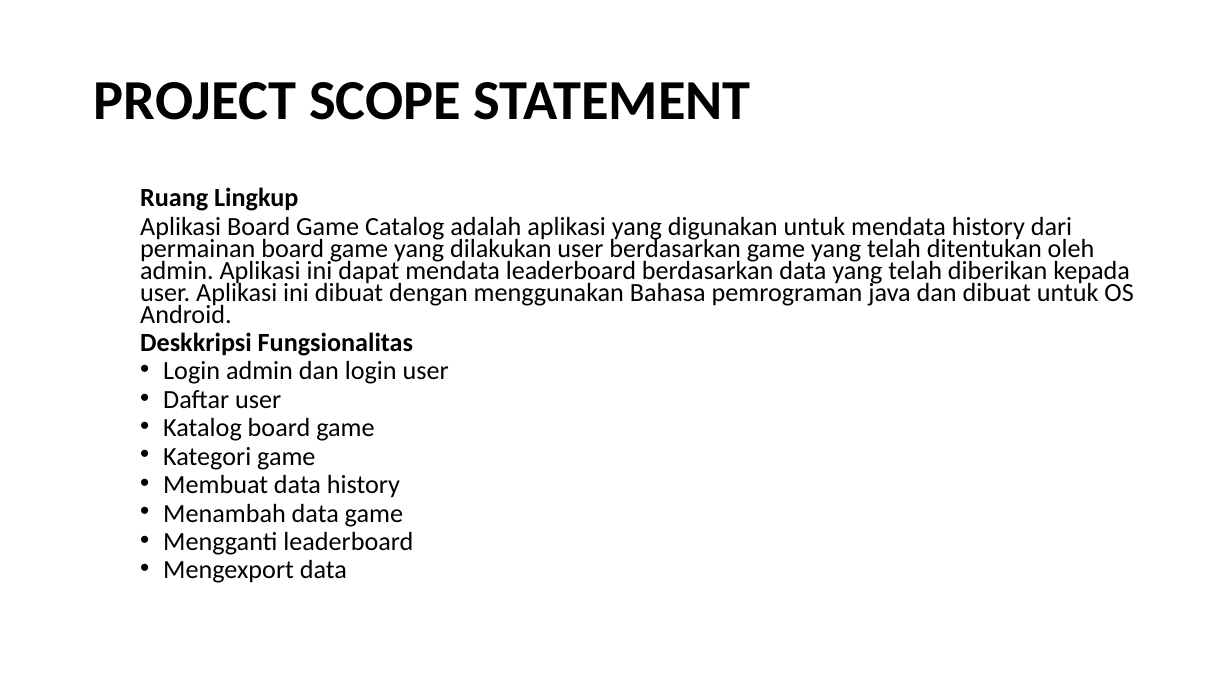
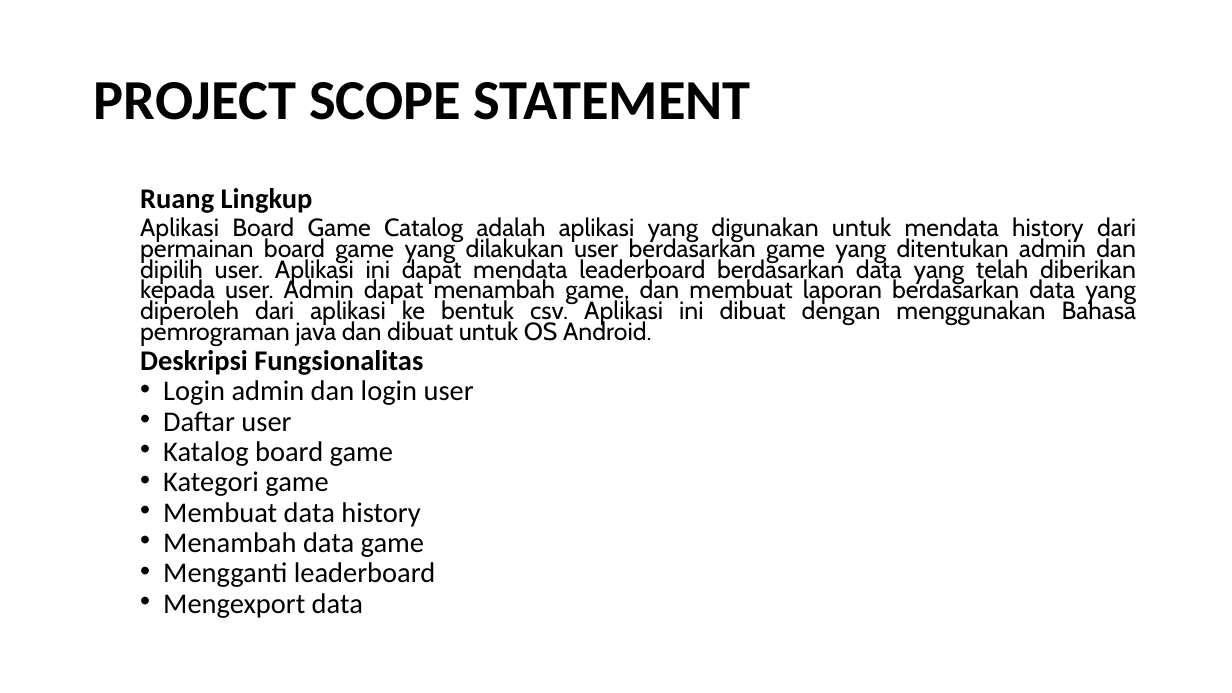
Before and after one commit to anggaraga1408/PPL4611, a slide deck: slide 3 of Aplikasi Catalog Board Game.pptx. Drawn at 1232x693 pixels with LibreOffice and Linux fonts; fonts in the diff are those of the drawing. Boxes give left, top, right and bottom in pixels: in the first picture for what was removed or moved away, otherwise in the second. Text is boxed around its words. In the diff, an @@ line names an element or a change of style, - is before the commit and + after.

```diff
--- a/Aplikasi Catalog Board Game.pptx
+++ b/Aplikasi Catalog Board Game.pptx
@@ text at (x1=140, y1=188, x2=474, y2=618): size 20.4 to 22.2 pt in "Ruang Lingkup", "Login admin dan login user", "Daftar user", "Katalog board game" and 5 more places @@
@@ text at (x1=140, y1=217, x2=1137, y2=375): text changed; size 20.4 to 19.4 pt; font Calibri to Cabin @@
-  Aplikasi Board Game Catalog adalah aplikasi yang digunakan untuk mendata history dari permainan board game yang dilakukan user berdasarkan game yang telah ditentukan oleh admin. Aplikasi ini dapat mendata leaderboard berdasarkan data yang telah diberikan kepada user. Aplikasi ini dibuat dengan menggunakan Bahasa pemrograman java dan dibuat untuk OS Android.
-  Deskkripsi Fungsionalitas
+  Aplikasi Board Game Catalog adalah aplikasi yang digunakan untuk mendata history dari permainan board game yang dilakukan user berdasarkan game yang ditentukan admin dan dipilih user. Aplikasi ini dapat mendata leaderboard berdasarkan data yang telah diberikan kepada user. Admin dapat menambah game, dan membuat laporan berdasarkan data yang diperoleh dari aplikasi ke bentuk csv. Aplikasi ini dibuat dengan menggunakan Bahasa pemrograman java dan dibuat untuk OS Android.
+  Deskripsi Fungsionalitas
```
Also in this commit, not shown: 2 other slides changed, 3 slides added, 1 other file.
